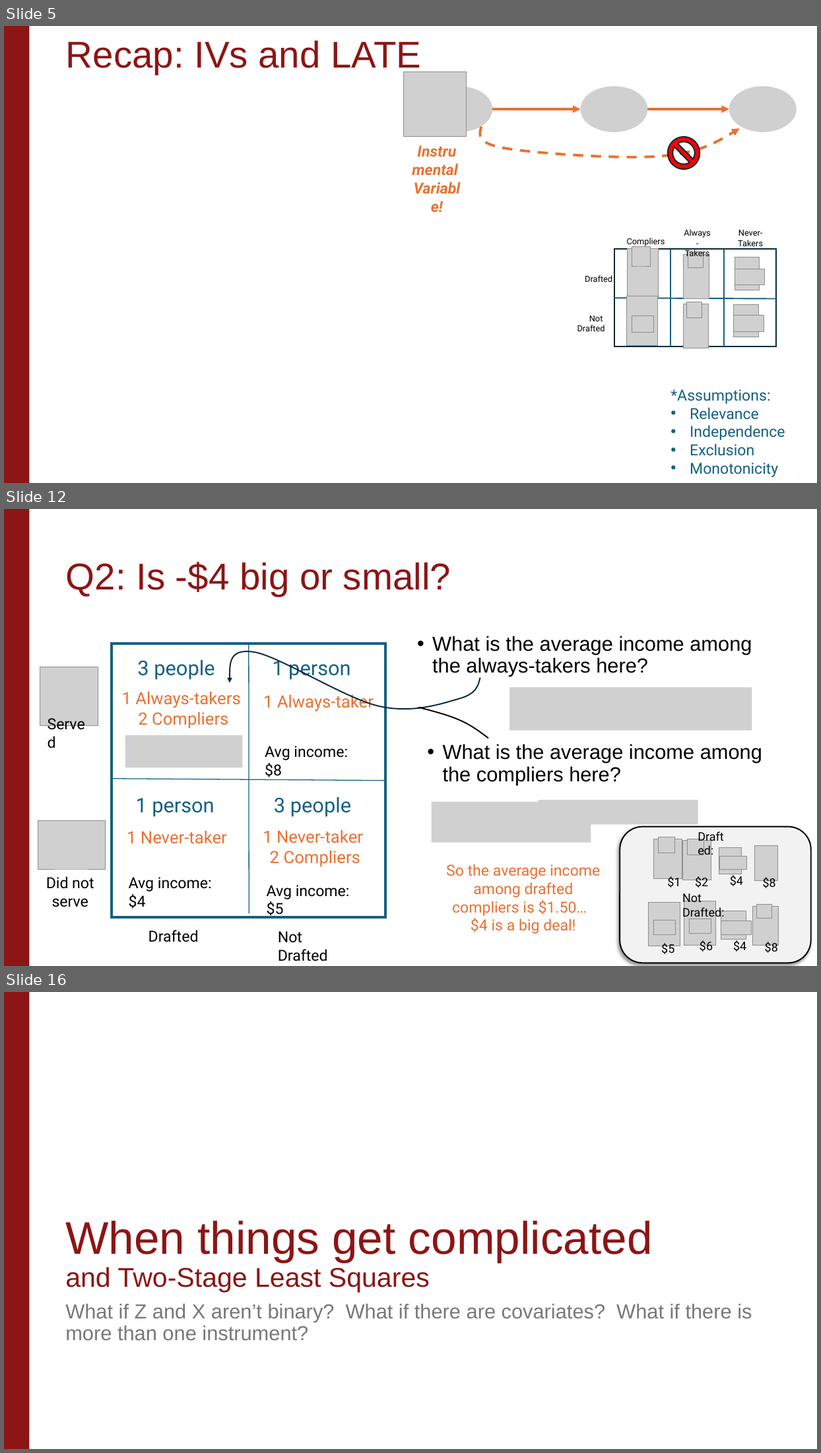
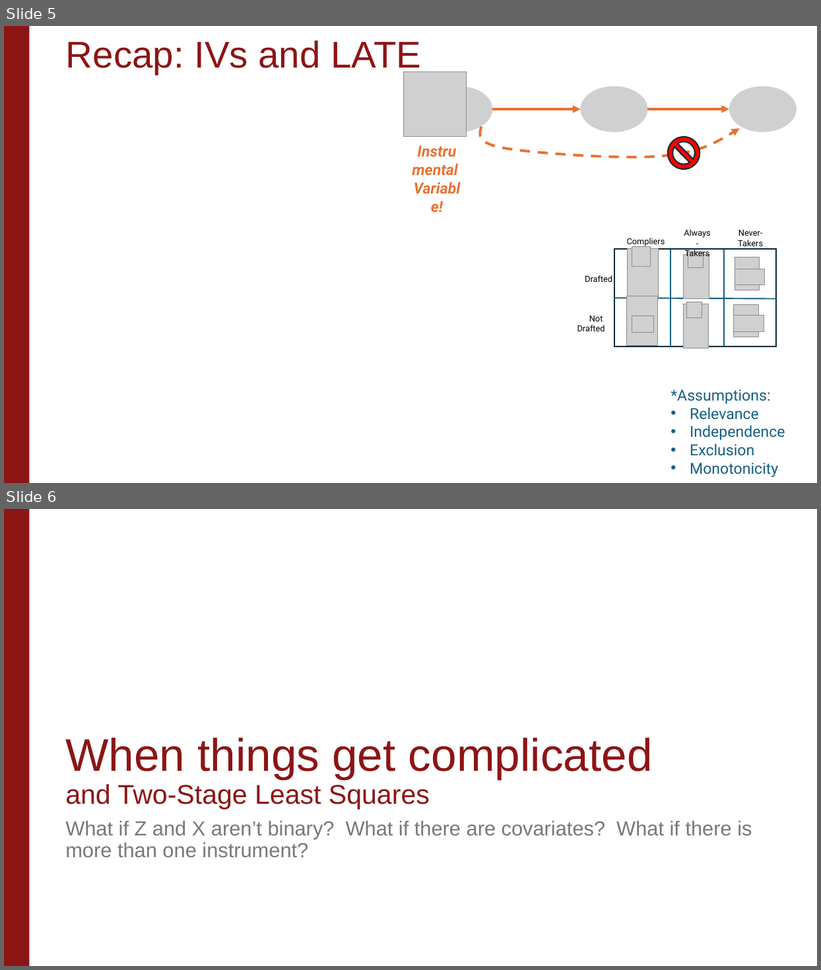
Before and after one commit to stanford-causal-inference-class/stanford-causal-inference-class.github.io, a slide deck: materials/lecture-slides/Unit3_Lecture3.pptx. Shown one above the other, each under a label of ours: slides 5, 12 and 16 before the commit, slides 5 and 6 after it; the slides between them are not shown. The pictures are 821x1453 and 821x970 pixels, drawn with LibreOffice and Linux fonts; fonts in the diff are those of the drawing; grey boxes stand for pictures; background and template pictures are left out. Boxes give left, top, right and bottom in pixels: in the first picture for what was removed or moved away, otherwise in the second. Text is boxed around its words. In the diff, an @@ line names an element or a change of style, - is before the commit and + after.

```diff
--- a/materials/lecture-slides/Unit3_Lecture3.pptx
+++ b/materials/lecture-slides/Unit3_Lecture3.pptx
@@ slide 12 removed at (4, 509, 817, 966), background #FFFFFF; not listed: 1 template element that a slide beside it also shows @@
@@ title removed at (66, 562, 451, 596) @@
-Q2: Is -$4 big or small?
@@ freeform shape removed at (225, 609, 484, 742) @@
@@ text removed at (432, 636, 752, 677) @@
-• What is the average income among the always-takers here?
@@ picture removed at (510, 688, 752, 731) @@
@@ freeform shape removed at (418, 707, 489, 739) @@
@@ text removed at (443, 744, 762, 785) @@
-• What is the average income among the compliers here?
@@ picture removed at (432, 802, 591, 843) @@
@@ picture removed at (539, 800, 698, 824) @@
@@ text removed at (127, 830, 227, 844) @@
-1 Never-taker
@@ text removed at (446, 864, 600, 934) @@
-So the average income among drafted compliers is $1.50…
-$4 is a big deal!
@@ group removed at (125, 735, 350, 918): 3 texts, 1 picture @@
-Avg income: $8
-Avg income: $4
-Avg income: $5
@@ group removed at (620, 827, 811, 964): 15 pictures, 10 texts, 1 rounded rectangle @@
-$1
-$2
-$8
-$4
-$8
-$4
-$5
-$6
-Drafted:
-Not Drafted:
@@ group removed at (38, 644, 386, 962): 11 texts, 2 lines, 2 pictures, 1 rectangle @@
-3 people
-1 person
-3 people
-1 person
-1 Always-taker
-1 Always-takers
-2 Compliers
-1 Never-taker
-2 Compliers
-Served
-Did not
-serve
-Drafted
-Not Drafted
@@ what was slide 16 is now slide 6 @@
```
Also in this commit, not shown: 1 slide changed, 9 other slides removed, 1 other file.
